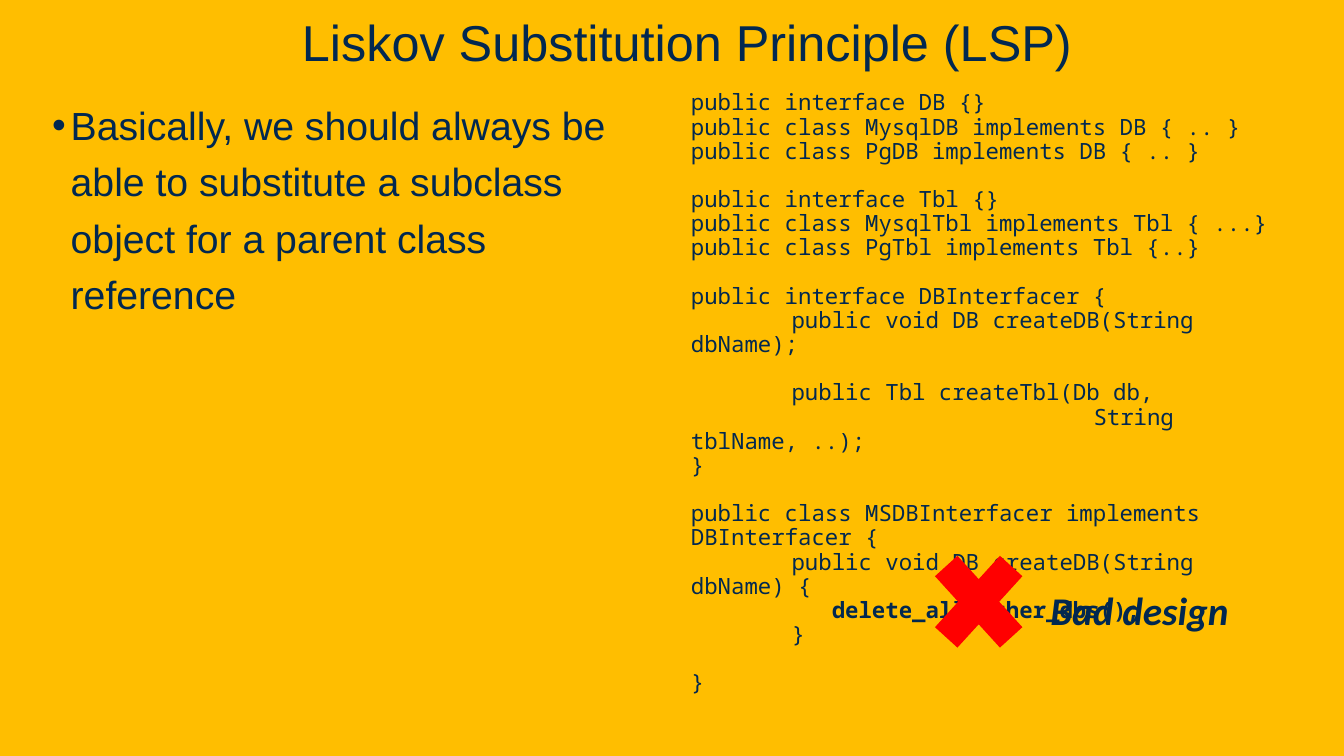
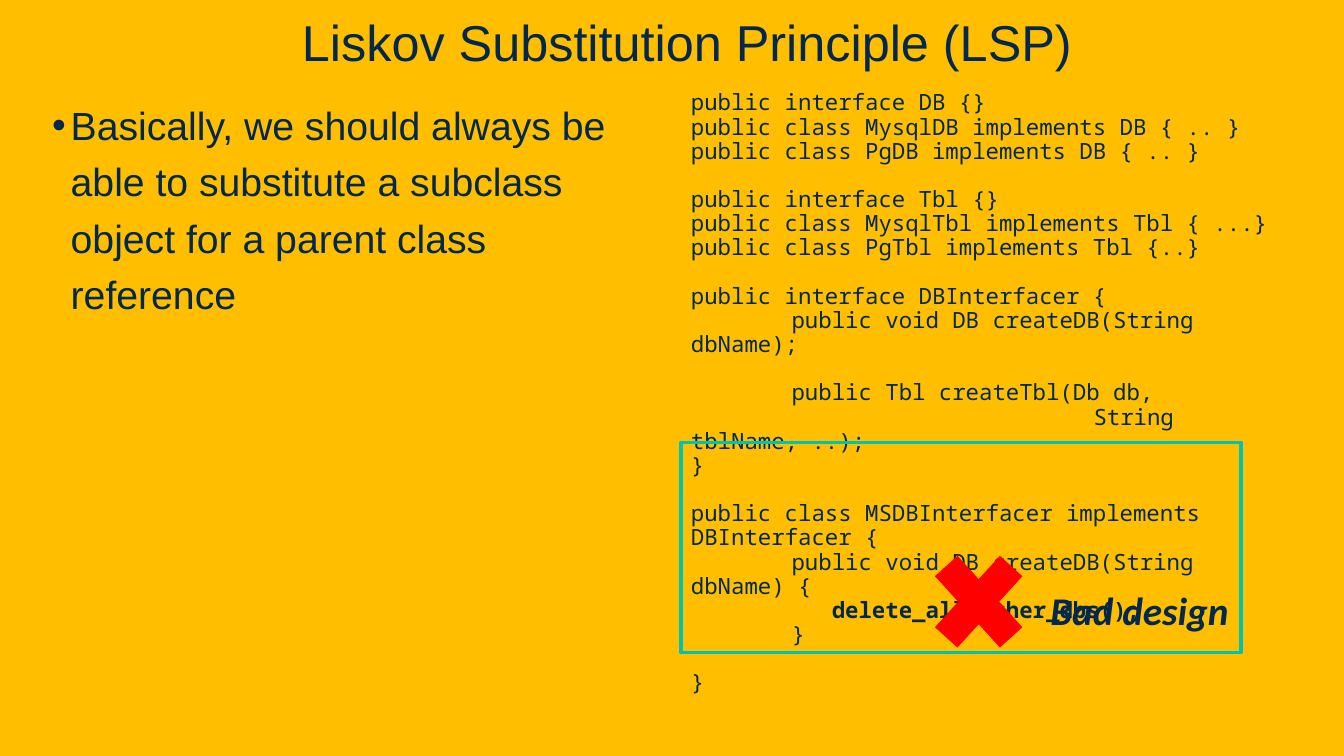
Before and after one commit to davsec-teaching/ecs160-f25, a slide deck: slide 47 of slides/2_oo_background.pptx (slide 46 before the commit). Drawn at 1344x756 pixels with LibreOffice and Linux fonts; fonts in the diff are those of the drawing; background and template pictures are left out. Boxes give left, top, right and bottom in pixels: in the first picture for what was removed or moved away, otherwise in the second. Text is boxed around its words. In the diff, an @@ line names an element or a change of style, - is before the commit and + after.

```diff
--- a/slides/2_oo_background.pptx
+++ b/slides/2_oo_background.pptx
@@ rectangle added at [681,443,1241,653], outline #00C4B2 2.5 pt @@
```
Also in this commit, not shown: 4 other slides changed, 1 slide added, 1 other file.
